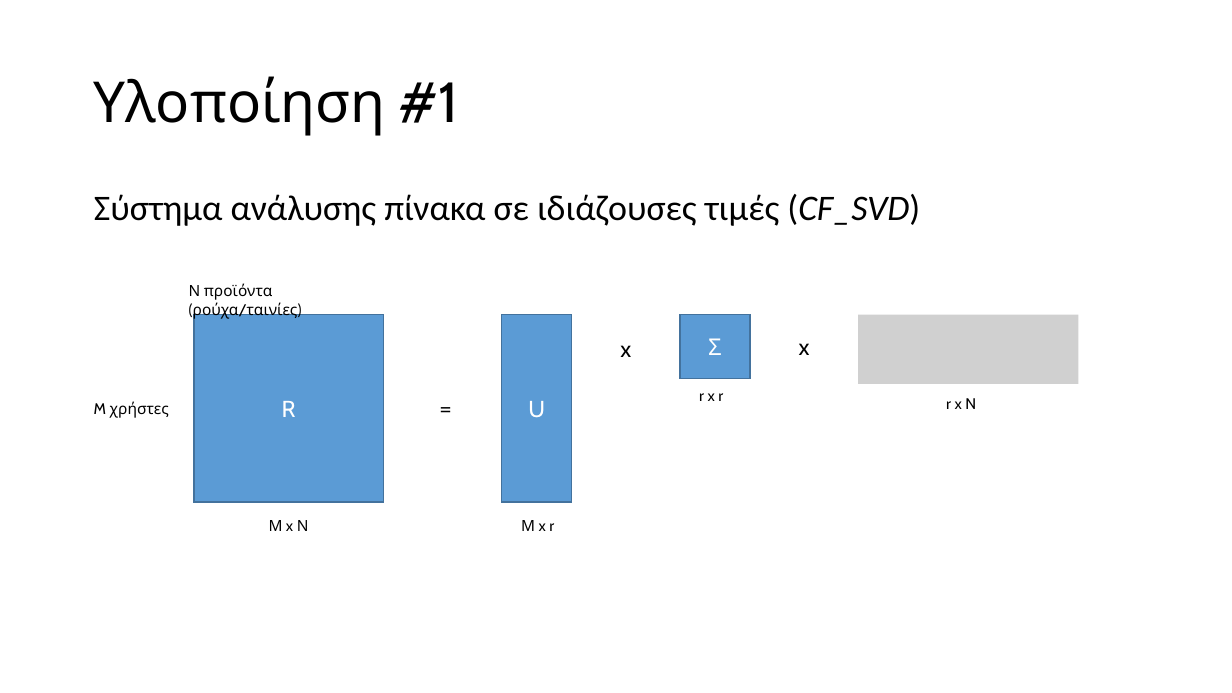
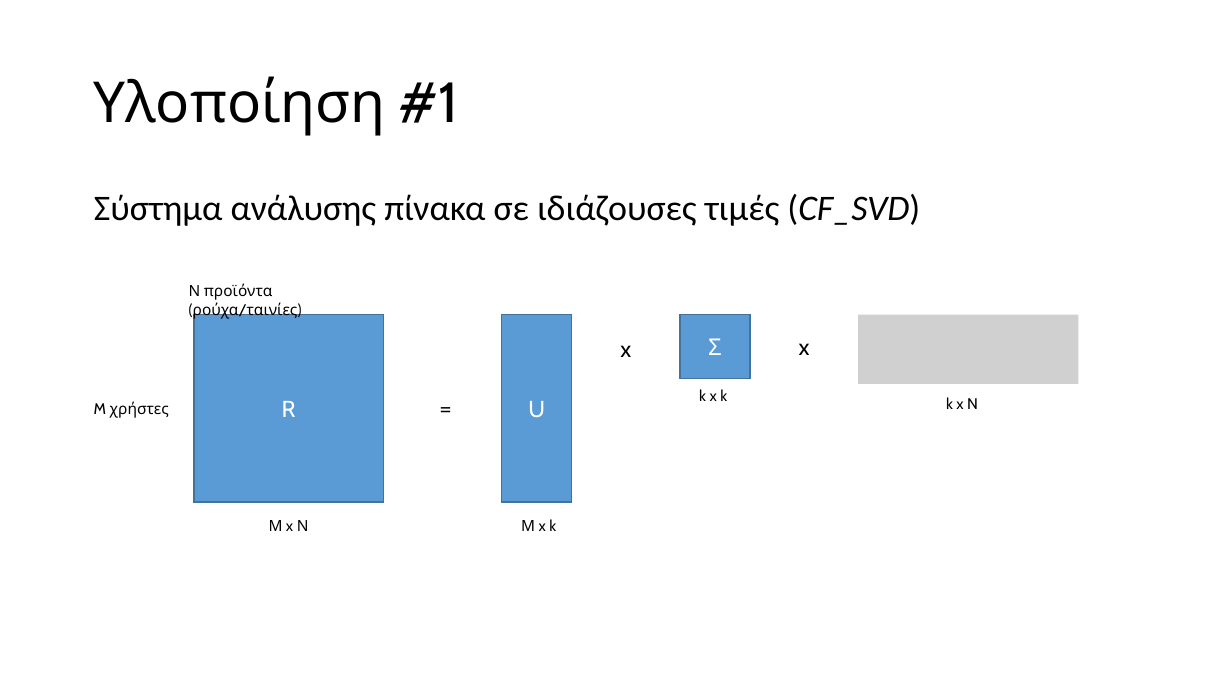
Before and after one commit to mpountou/General-Recommendation-Engine, a slide deck: slide 9 of παρουσίαση.pptx. Drawn at 1232x693 pixels with LibreOffice and Linux fonts; fonts in the diff are those of the drawing; grey boxes stand for pictures. Boxes give left, top, right and bottom in pixels: in the first picture for what was removed or moved away, otherwise in the second. Text is boxed around its words. In the diff, an @@ line names an element or a change of style, - is before the commit and + after.

```diff
--- a/παρουσίαση.pptx
+++ b/παρουσίαση.pptx
@@ text at (x1=699, y1=389, x2=727, y2=401): text changed @@
-r x r
+k x k
@@ text at (x1=946, y1=397, x2=978, y2=409): text changed @@
-r x N
+k x N
@@ text at (x1=521, y1=519, x2=556, y2=531): text changed @@
-Μ x r
+Μ x k
```
Also in this commit, not shown: 1 other file.
